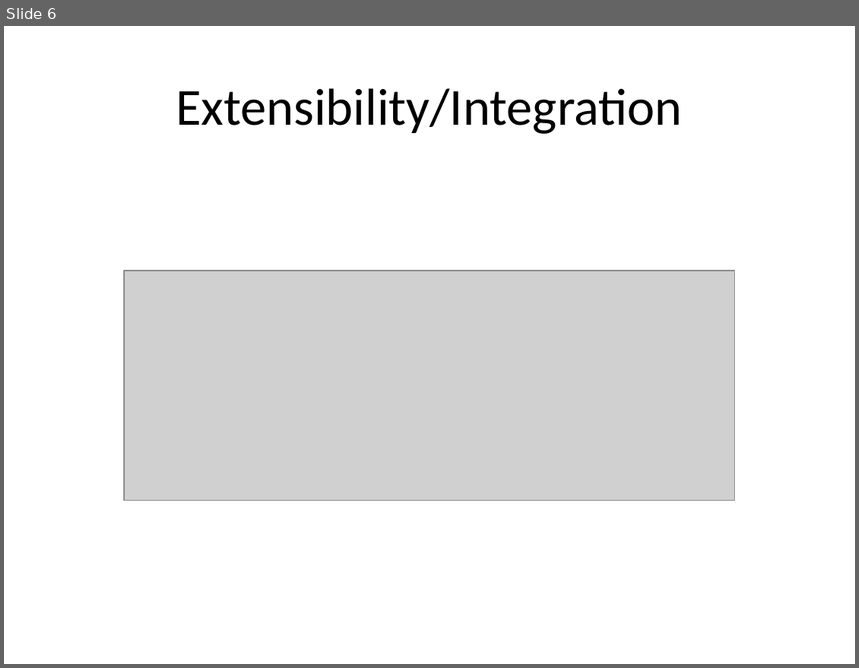
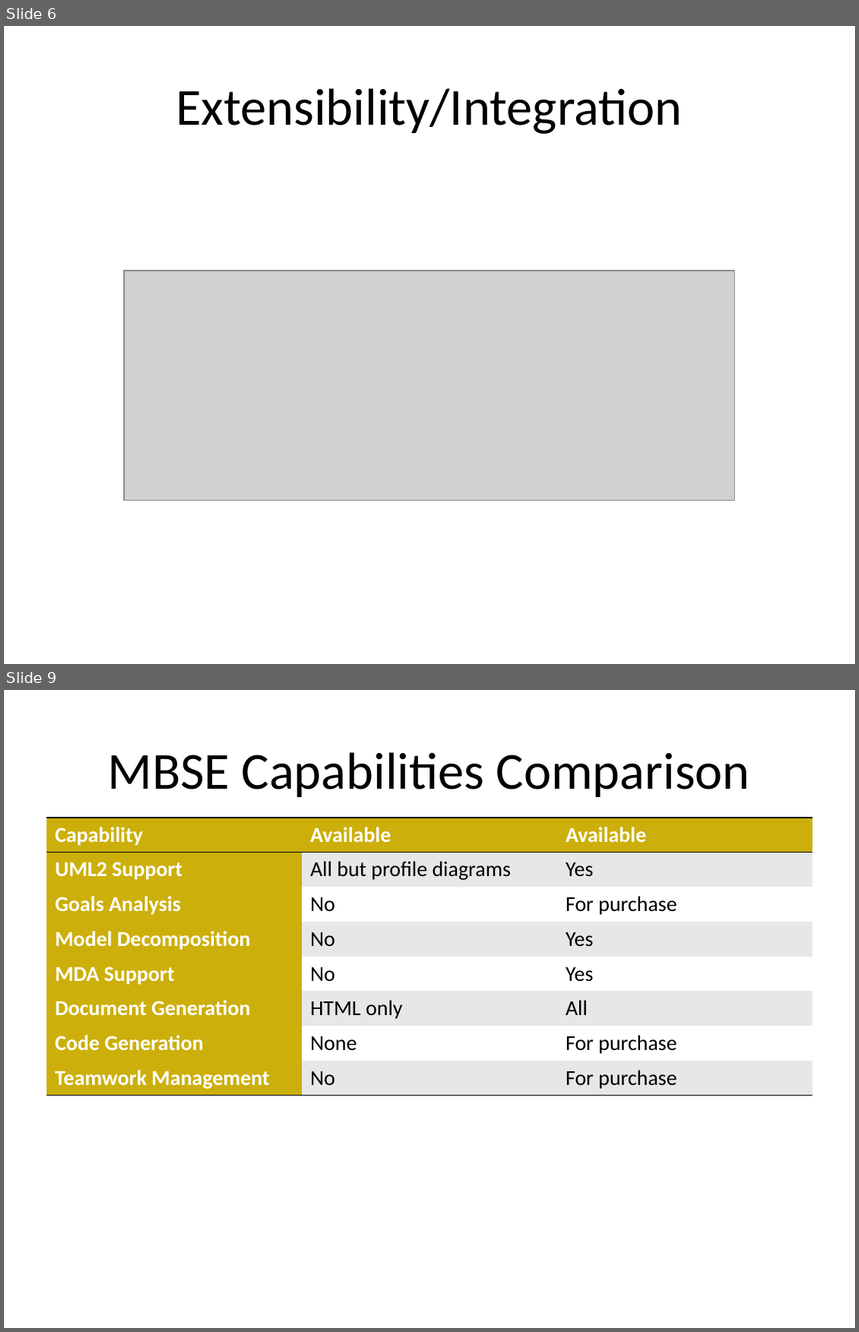
Before and after one commit to mazzas/School, a slide deck: SE4930/Modelio.ppt. Shown one above the other, each under a label of ours: slide 6 before the commit, slides 6 and 9 after it; the slides between them are not shown. The pictures are 859x668 and 859x1332 pixels, drawn with LibreOffice and Linux fonts; fonts in the diff are those of the drawing; grey boxes stand for pictures. Boxes give left, top, right and bottom in pixels: in the first picture for what was removed or moved away, otherwise in the second. Text is boxed around its words. In the diff, an @@ line names an element or a change of style, - is before the commit and + after.

Commit message:
Work on Modelio and Journal

```diff
--- a/SE4930/Modelio.ppt
+++ b/SE4930/Modelio.ppt
@@ slide 9 added at (x1=4, y1=690, x2=855, y2=1328), background #FFFFFF @@
@@ title added at (x1=108, y1=752, x2=750, y2=797), 44 pt, text #000000 @@
+MBSE Capabilities Comparison
@@ table added at (x1=47, y1=818, x2=813, y2=1092), 8 rows, 3 columns @@
+Capability | Available | Available
+UML2 Support | All but profile diagrams | Yes
+Goals Analysis | No | For purchase
+Model Decomposition | No | Yes
+MDA Support | No | Yes
+Document Generation | HTML only | All
+Code Generation | None | For purchase
+Teamwork Management | No | For purchase
```
Also in this commit, not shown: 6 slides changed, 1 other slide added, 2 slides removed, 1 other file.
